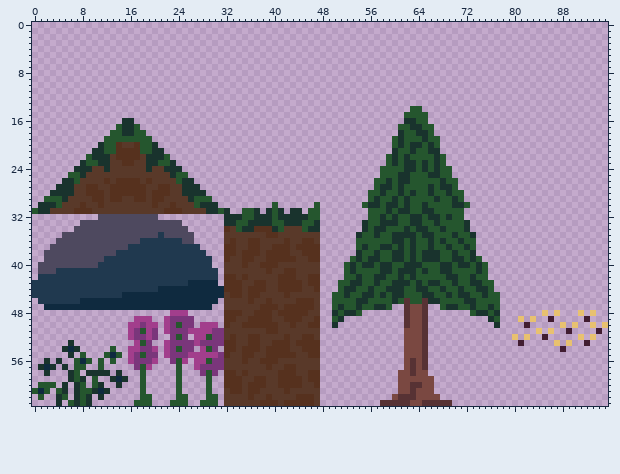
A sprite sheet gets an edit: res/tiles/forest/forest_spritesheet.png. This is how it looked before the edit.
The file is 96x64 pixels.
After the commit:
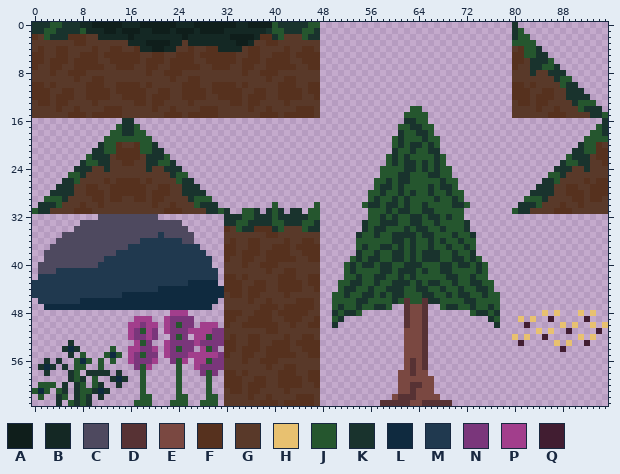
Palette (. is transparent): A #0f1e1b  B #142824  C #4e495f  D #573234  E #7a4841  F #56311e  G #593929  H #e8c170  J #25562e  K #19332d  L #0f2a3f  M #20394f  N #7a367b  P #a23e8c  Q #411d31
Commit message: added a poison + some slopes I forgot to add previously
What changed:
Changed rows in their new state; - is an unchanged pixel.
first column x 0:
 0 KKKJJKKKBBAAAAABBBAAAAAABBBAAAAAAABBAAAAJKKKKKJJ--------------------------------K---------------
 1 KKJJKKKKJBBBAABAAABBAAABAAABAAAABBBBBBBKJJKKKJJK--------------------------------KJ--------------
 2 FGJKKKFFFGGBBBBBABBBBBBBBABBBBBBBAAAABFFKJGGGJKK--------------------------------KJJ-------------
 3 GGGGGGGFFGGGGGGGBBBAAAABBGBBBBBBBBAABGGFFGGGGGGG--------------------------------JJJJ------------
 4 GFGGFFGGGGFGGFFGGFBBAABBGGFGGFFBBBBGFFGGGGFGGFFG--------------------------------GFJJK-----------
 5 FFGGFFGGFFFGFFFFFFGGFFGGFFFGFFFFFFGGFFGGFFFGFFFF--------------------------------FFJJKK----------
 6 FFGFFFGFFFFGGFFFFFGFFFGFFFFGGFFFFFGFFFGFFFFGGFFF--------------------------------FFGKKKJ---------
 7 FGGFFGGFFFFFGGFFFGGFFGGFFFFFGGFFFGGFFGGFFFFFGGFF--------------------------------FGGKKJJK--------
 8 GGGFGGFFFGGGGGGGGGGFGGFFFGGGGGGGGGGFGGFFFGGGGGGG--------------------------------GGGKGGKKK-------
 9 GGGGGGGFGGFFGGGGGGGGGGGFGGFFGGGGGGGGGGGFGGFFGGGG--------------------------------GGGGGGGKJJ------
10 FFGFGGGGGFFFGGFFFFGFGGGGGFFFGGFFFFGFGGGGGFFFGGFF--------------------------------FFGFGGGGJKK-----
11 FFFGGFFGGFFFFGFFFFFGGFFGGFFFFGFFFFFGGFFGGFFFFGFF--------------------------------FFFGGFFGGKKK----
12 FFFGFFFGGFFFFGGFFFFGFFFGGFFFFGGFFFFGFFFGGFFFFGGF--------------------------------FFFGFFFGGKKKK---
13 GFFGFFGGGGFGGGGGGFFGFFGGGGFGGGGGGFFGFFGGGGFGGGGG--------------------------------GFFGFFGGGGKJJJ--
14 GGGGFGGFGGGGFFFGGGGGFGGFGGGGFFFGGGGGFGGFGGGGFFFG--------------------------------GGGGFGGFGGGJKKK-
15 GGGGGGFFFGFFFFFGGGGGGGFFFGFFFFFGGGGGGGFFFGFFFFFG--------------------------------GGGGGGFFFGGGGKKJ
16 -----------------------------------------------------------------------------------------------K
17 ----------------------------------------------------------------------------------------------JK
18 ---------------------------------------------------------------------------------------------JJK
19 --------------------------------------------------------------------------------------------JJJJ
20 -------------------------------------------------------------------------------------------KJJFG
21 ------------------------------------------------------------------------------------------KKJJFF
22 -----------------------------------------------------------------------------------------JKKKGFF
23 ----------------------------------------------------------------------------------------KJJKKGGF
24 ---------------------------------------------------------------------------------------KKKGGKGGG
25 --------------------------------------------------------------------------------------JJKGGGGGGG
26 -------------------------------------------------------------------------------------KKJGGGGFGFF
27 ------------------------------------------------------------------------------------KKKGGFFGGFFF
28 -----------------------------------------------------------------------------------KKKKGGFFFGFFF
29 ----------------------------------------------------------------------------------JJJKGGGGFFGFFG
30 ---------------------------------------------------------------------------------KKKJGGGFGGFGGGG
31 --------------------------------------------------------------------------------JKKGGGGFFFGGGGGG
